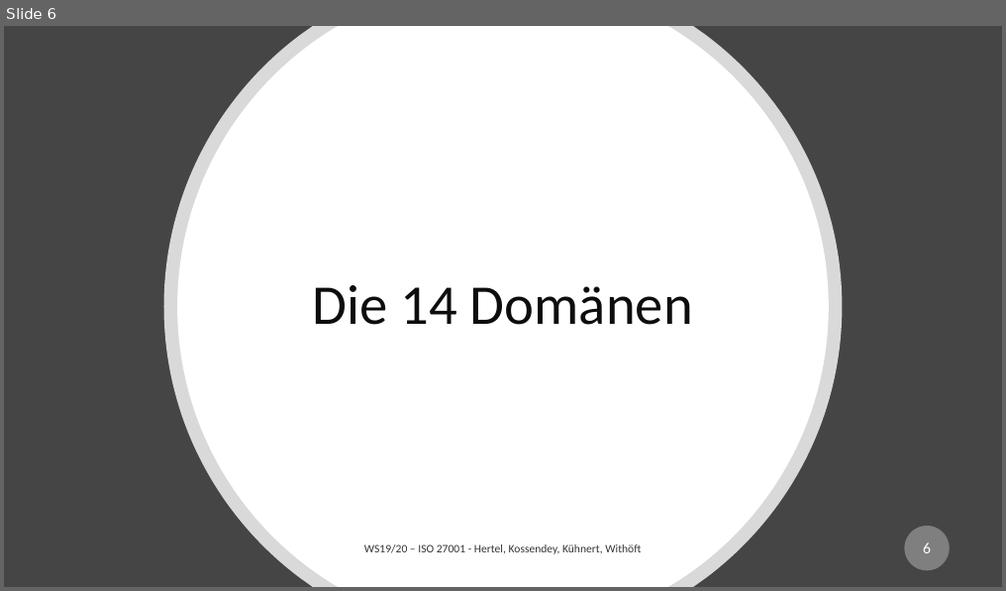
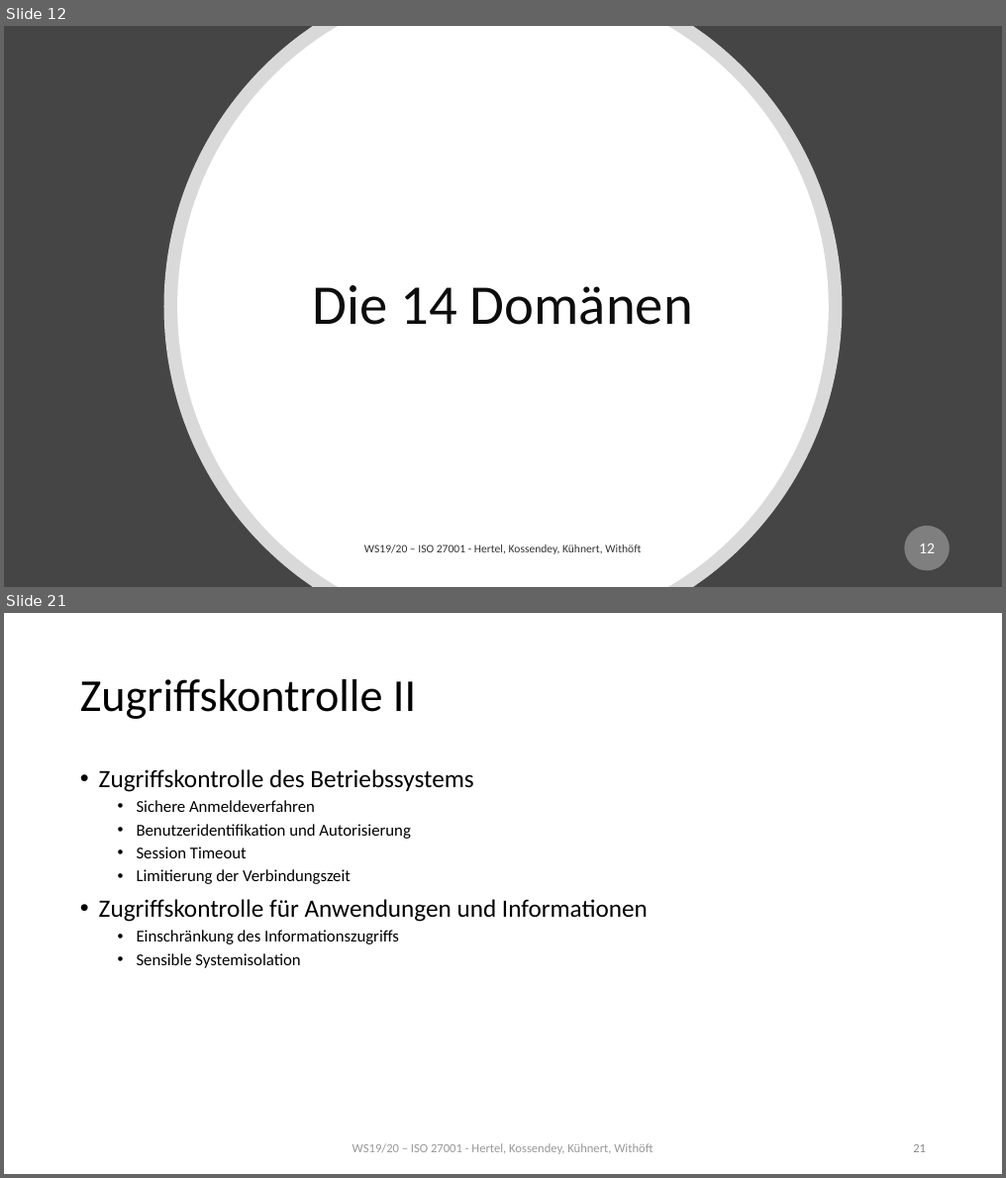
Before and after one commit to mwithoeft/SicherheitUndZuverlaessigkeit, a slide deck: merged.pptx. Shown one above the other, each under a label of ours: slide 6 before the commit, slides 12 and 21 after it; the slides between them are not shown. The pictures are 1006x591 and 1006x1178 pixels, drawn with LibreOffice and Linux fonts; fonts in the diff are those of the drawing. Boxes give left, top, right and bottom in pixels: in the first picture for what was removed or moved away, otherwise in the second. Text is boxed around its words. In the diff, an @@ line names an element or a change of style, - is before the commit and + after.

```diff
--- a/merged.pptx
+++ b/merged.pptx
@@ slide 21 added at (x1=4, y1=613, x2=1002, y2=1174), background #FFFFFF @@
@@ title added at (x1=80, y1=679, x2=416, y2=719), 44 pt, text #000000 @@
+Zugriffskontrolle II
@@ text added at (x1=99, y1=769, x2=648, y2=968), 16 pt, text #000000 @@
+• Zugriffskontrolle des Betriebssystems
+  • Sichere Anmeldeverfahren
+  • Benutzeridentifikation und Autorisierung
+  • Session Timeout
+  • Limitierung der Verbindungszeit
+• Zugriffskontrolle für Anwendungen und Informationen
+  • Einschränkung des Informationszugriffs
+  • Sensible Systemisolation
@@ text added at (x1=352, y1=1144, x2=652, y2=1155), 12 pt, text #808080 at 80% opacity @@
+WS19/20 – ISO 27001 - Hertel, Kossendey, Kühnert, Withöft
@@ page number added at (x1=913, y1=1145, x2=926, y2=1153), 12 pt, text #8C8C8C @@
+21
@@ what was slide 6 is now slide 12 @@
@@ page number at (x1=919, y1=544, x2=935, y2=554): text changed @@
-6
+12
```
Also in this commit, not shown: 4 slides changed, 26 other slides added.
